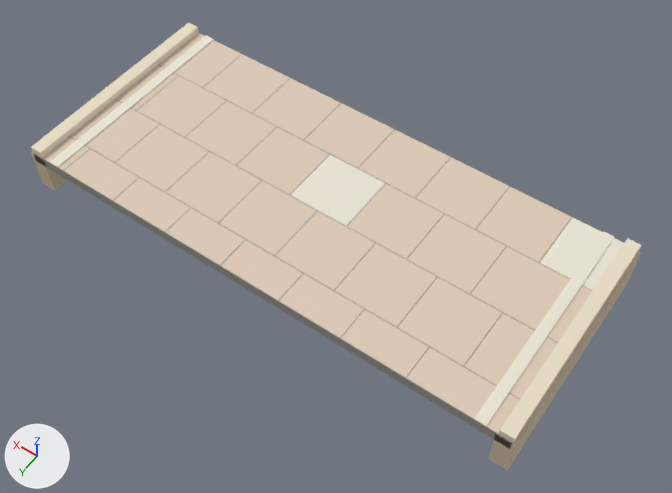
The glTF model Game/assets/outlet/models/Promenade11.glb as it was, and as the next commit left it.
Camera for both pictures: a 50 mm lens placed at (-8.16, 10.92, 15.71), pointed at (-0.59, 0.33, -0.94). Every picture has the same lights, and +X, +Y and +Z are marked at lower left. The older version comes first. Vertices at exactly the same position are counted once.

The first picture shows 'Promenade11'.
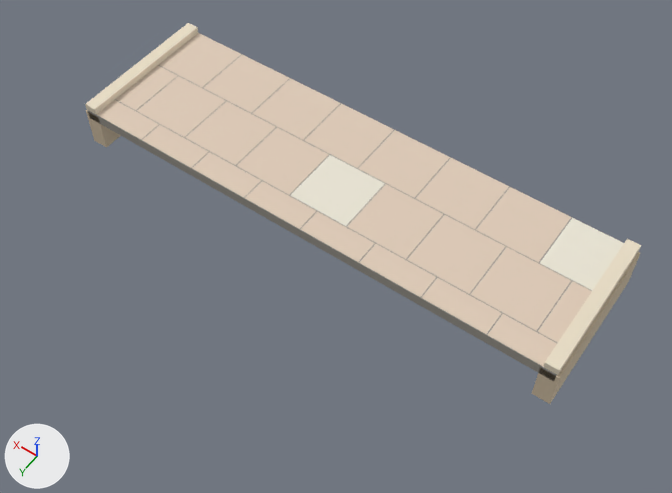
Patch to the scene script:
```diff
--- a/Game/assets/outlet/models/Promenade11.glb.py
+++ b/Game/assets/outlet/models/Promenade11.glb.py
@@ me_promenade11 @@
 # used by ob_promenade11; location = (0.0, 0.0, 0.0)
-me_promenade11.from_pydata(...)  # 344 vertices, 516 faces; spans x -6.38..6.38, y -2.76..2.76, z -1.1..0.17
+me_promenade11.from_pydata(...)  # 256 vertices, 384 faces; spans x -6.38..6.38, y -2.75..1.0, z -1.1..0.17
+# me_promenade11 part 1: a new loose piece, a box spanning x -6.3..6.3, y -2.75..1.0, z -0.28..0.0, in mat_mortar (grey #9e9990)
+# me_promenade11 part 2: the loose piece of 8 vertices spanning x -6.29..-4.76, y -2.75..-1.22, z -0.07..0.0 is moved by (0.0, 0.01, 0.0)
+# me_promenade11 part 3: the loose piece of 8 vertices spanning x 4.56..6.09, y -2.75..-1.22, z -0.07..0.0 is moved by (0.0, 0.01, 0.0)
+# me_promenade11 part 4: the loose piece of 8 vertices spanning x -6.29..-5.54, y -1.2..0.33, z -0.07..0.0 is moved by (0.0, 0.01, 0.0)
+# me_promenade11 part 5: the loose piece of 8 vertices spanning x 5.34..6.29, y -1.2..0.33, z -0.07..0.0 is moved by (0.0, 0.01, 0.0)
+# me_promenade11 part 6: a new loose piece, a box spanning x -6.288..-4.762, y 0.362..0.988, z -0.07..0.0, in mat_warm_paving (beige #dfcbb8)
+# me_promenade11 part 7: a new loose piece, a box spanning x 4.562..6.088, y 0.362..0.988, z -0.07..0.0, in mat_warm_paving (beige #dfcbb8)
+# me_promenade11 part 8: a new loose piece, a box spanning x -6.38..-5.96, y -2.75..1.0, z -1.1..-0.06, in mat_sandstone (beige #d7c5aa)
+# me_promenade11 part 9: a new loose piece, a box spanning x 5.96..6.38, y -2.75..1.0, z -1.1..-0.06, in mat_sandstone (beige #d7c5aa)
+# me_promenade11 part 10: the loose piece of 8 vertices spanning x -6.33..-6.01, y -2.76..2.76, z 0.0..0.17 is rebuilt with 8 vertices and now spans x -6.33..-6.01, y -2.75..1.0, z 0.0..0.17
+# me_promenade11 part 11: the loose piece of 8 vertices spanning x 6.01..6.33, y -2.76..2.76, z 0.0..0.17 is rebuilt with 8 vertices and now spans x 6.01..6.33, y -2.75..1.0, z 0.0..0.17
+# me_promenade11 part 12: 18 loose pieces with 144 vertices, spanning x -6.29..6.29, y 0.35..2.75, z -0.07..0.0, are deleted
+# me_promenade11 part 13: 40 vertices removed from x -6.38..6.38, y -2.76..2.76, z -1.1..0.03
+# other edits to the shape of me_promenade11 do not show in these pictures
 me_promenade11.materials.append(mat_mortar)
```

Changed parts and their boxes (x1, y1, x2, y2) in the pictures (672 x 493 px; the box of a moved part takes in the faces that stretch with it):
'Promenade11', reshaped (9% narrower, 15% shorter): before (31, 23, 641, 470); after (85, 23, 641, 404)
part 1 of me_promenade11, added: after (88, 50, 609, 380)
part 2 of me_promenade11, moved or reshaped: before (540, 218, 624, 290); after (540, 218, 624, 291)
part 3 of me_promenade11, moved or reshaped: (159, 33, 241, 87) in both
part 4 of me_promenade11, moved or reshaped: before (547, 286, 592, 342); after (538, 281, 592, 343)
part 5 of me_promenade11, moved or reshaped: (116, 65, 178, 110) in both
part 6 of me_promenade11, added (beige): after (488, 314, 557, 366)
part 7 of me_promenade11, added (beige): after (97, 100, 159, 139)
part 8 of me_promenade11, added: after (532, 252, 641, 404)
part 9 of me_promenade11, added (beige): after (86, 110, 121, 148)
part 10 of me_promenade11, rebuilt (31% narrower, 33% shorter): before (499, 238, 641, 443); after (543, 239, 641, 375)
part 11 of me_promenade11, rebuilt (33% narrower, 32% shorter): before (31, 23, 199, 158); after (85, 23, 198, 114)
part 12 of me_promenade11, deleted: before (43, 100, 557, 434)
part 13 of me_promenade11, deleted: before (32, 33, 641, 470)
